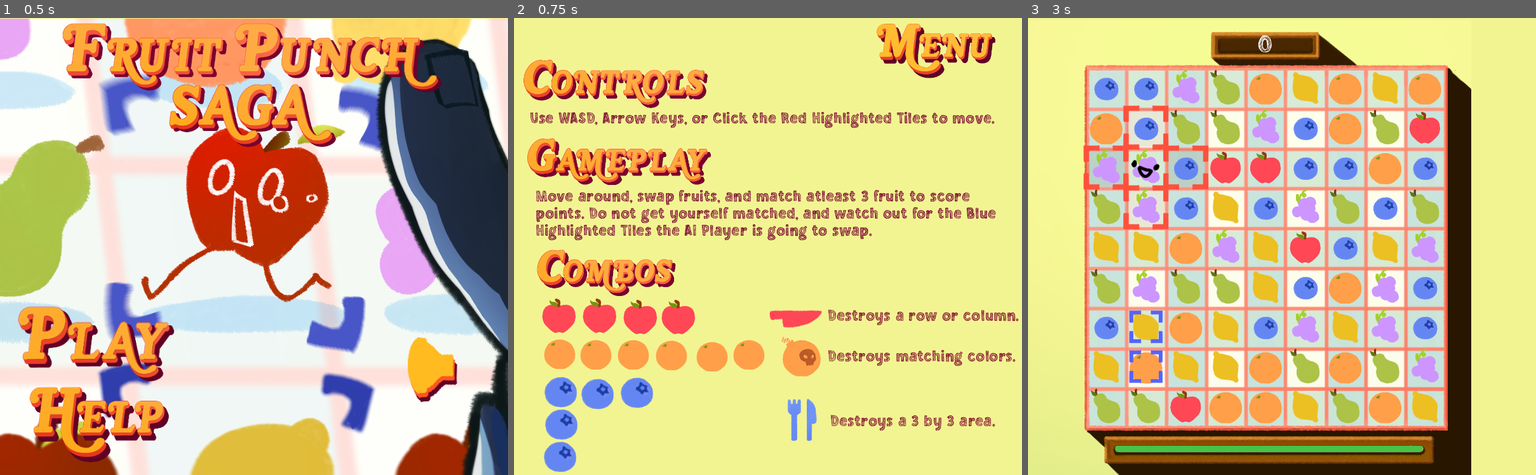
Above: before the commit, frames 1-3 (left to right).
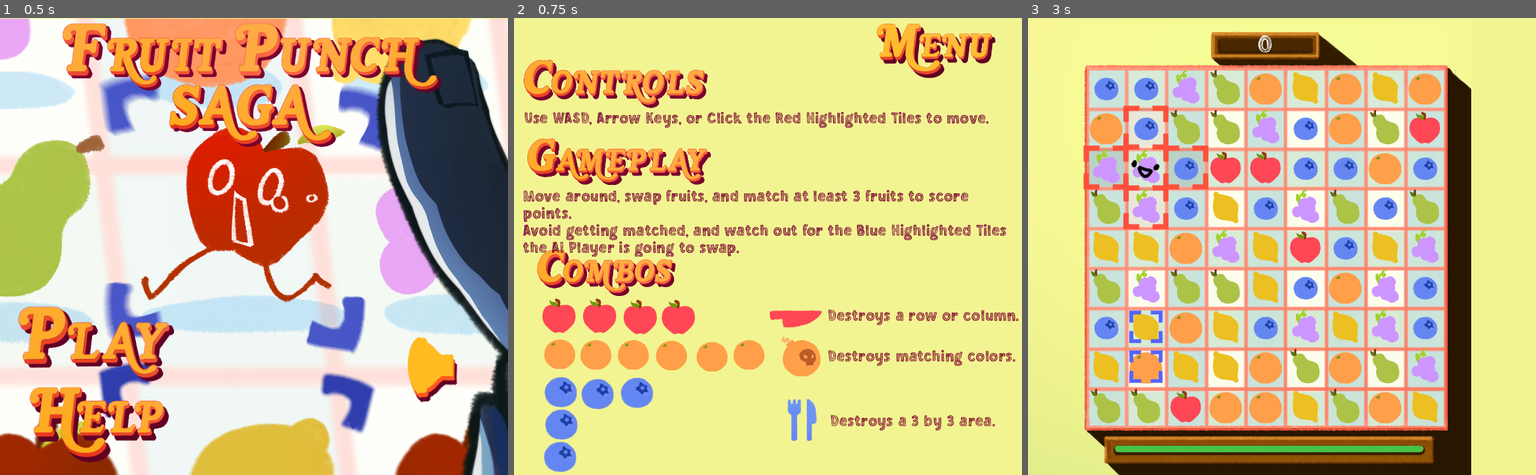
Above: after the commit, the same moments.

Repository: hulien22/gmtk2023
Game: Godot game, scene res://scenes/MainMenu.tscn
The game is run twice, just before and just after one commit, with the same random seed, the same clock (stepped at 60 frames per second) and the same inputs.
Inputs (mouse positions are in pixels of both pictures, inside the frame that each line leads up to):
- Up to frame 1 (0.5 s): no input
- Up to frame 2 (0.75 s): click (615, 424) at 0.5 s
- Up to frame 3 (3 s): click (1134, 159) at 1.25 s; click (1449, 49) at 2 s; click (1124, 342) at 2.75 s

Frame 1 is identical in both runs. In frame 2, 6.4% of the frame differs, in the area x 1-97%, y 20-53%; in frame 3, nothing differs.

Commit message:
fix help text

Diff:
--- a/project.godot
+++ b/project.godot
@@ -13,7 +13,7 @@
 config/name="gmtk2023"
 run/main_scene="res://scenes/MainMenu.tscn"
 config/features=PackedStringArray("4.1", "Forward Plus")
-config/icon="res://art/icon.svg"
+config/icon="res://art/fruits/apple.png"
 
 [autoload]
 
--- a/scenes/HelpMenu.tscn
+++ b/scenes/HelpMenu.tscn
@@ -222,20 +222,21 @@
 
 [node name="GameplayText" type="RichTextLabel" parent="."]
 layout_mode = 0
-offset_left = 34.0
+offset_left = 14.0
 offset_top = 268.0
 offset_right = 805.0
 offset_bottom = 354.0
 theme_override_colors/default_color = Color(0.46875, 0, 0.179688, 1)
 theme_override_fonts/normal_font = ExtResource("13_5knpp")
 theme_override_font_sizes/normal_font_size = 30
-text = "Move around, swap fruits, and match atleast 3 fruit to score points. Do not get yourself matched, and watch out for the Blue Highlighted TIles the AI Player is going to swap."
+text = "Move around, swap fruits, and match at least 3 fruits to score points.
+Avoid getting matched, and watch out for the Blue Highlighted Tiles the AI Player is going to swap."
 fit_content = true
 scroll_active = false
 
 [node name="ControlsText" type="RichTextLabel" parent="."]
 layout_mode = 0
-offset_left = 25.0
+offset_left = 16.0
 offset_top = 145.0
 offset_right = 796.0
 offset_bottom = 182.0
Not shown: 1 places in scenes/AudioAutoload.tscn that only renumber resources
Not shown: 1 places in scenes/HelpMenu.tscn that only renumber resources
Not shown: 1 places in scenes/main.tscn that only renumber resources
